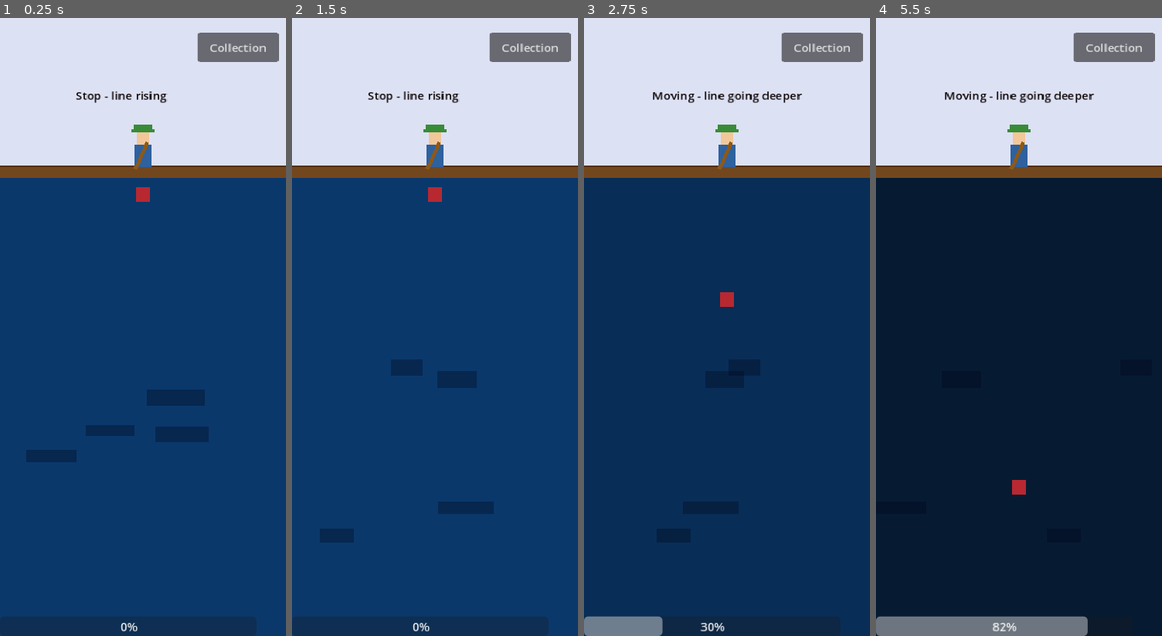
Above: before the commit, frames 1-4 (left to right).
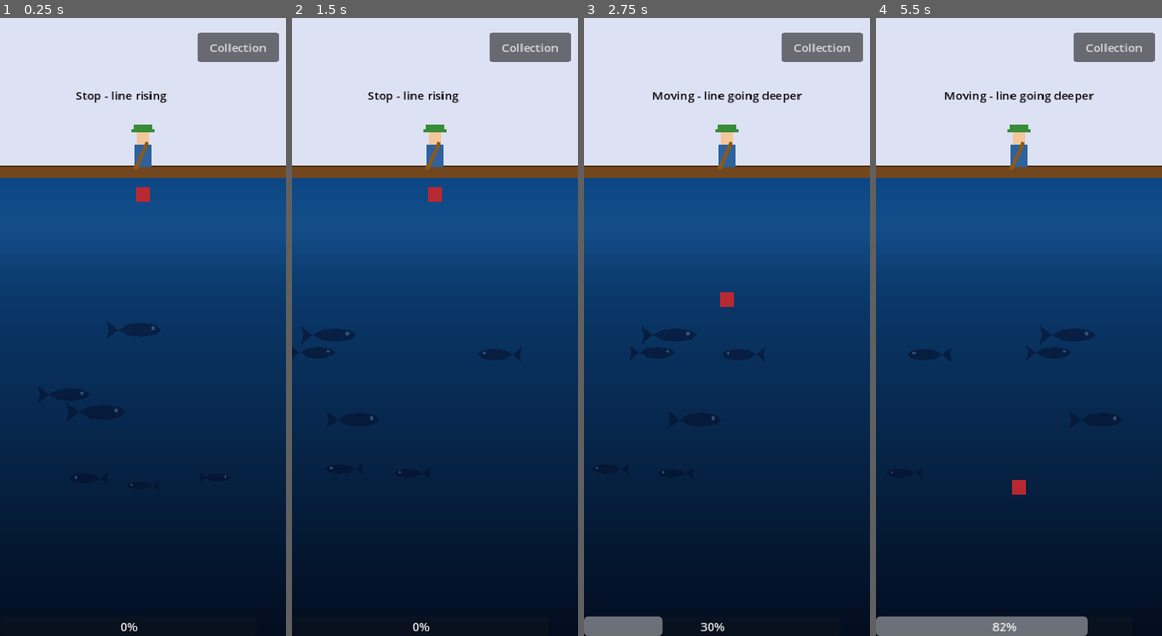
Above: after the commit, the same moments.

Repository: MarcelFedorV/Semester-IV-SensorProject
Game: Godot game, scene res://scenes/main.tscn
Two runs of this game, one before a commit and one after it. Both use one fixed random seed, a clock stepped at 60 frames per second and the inputs below.
Inputs (mouse positions are in pixels of both pictures, inside the frame that each line leads up to):
- Up to frame 1 (0.25 s): no input
- Up to frame 2 (1.5 s): click "Collection" at 0.5 s; click "← Back" at 1.25 s
- Up to frame 3 (2.75 s): move the mouse to (789, 296) at 2.02 s; hold Right (ui_right) from 2.03 s (still down); click (789, 296) at 2.17 s
- Up to frame 4 (5.5 s): move the mouse to (961, 357) at 2.77 s; release Right (ui_right) at 2.78 s; hold Down (ui_down) 2.78-3.53 s; move the mouse to (1047, 191) at 3.52 s; hold Right (ui_right) 3.53-4.28 s; move the mouse to (1004, 450) at 4.27 s; hold Up (ui_up) 4.28-5.03 s; click (1004, 450) at 4.42 s; move the mouse to (1104, 419) at 5.02 s; hold Left (ui_left) from 5.03 s (still down)

The runs differ from the first frame. In frame 1, 47% of the frame differs, in the area x 0-100%, y 25-100%; in frame 2, 48%; in frame 3, 39%; in frame 4, 41%.

Commit message:
further work on fishing game

Diff:
--- a/new-game-project/collection.gd
+++ b/new-game-project/collection.gd
@@ -6,10 +6,20 @@
 @onready var title = $Title
 @onready var grid = $ScrollContainer/Grid
 @onready var http = $HTTPRequest
+@onready var fish_on_label = $UI/FishOnLabel
+
 const BASE_URL = "https://game.sensorproject.org"
 
 
 var patient_id = 1
+var _texture_cache: Dictionary = {}
+
+func _get_texture(sprite_path: String) -> Texture2D:
+	if sprite_path in _texture_cache:
+		return _texture_cache[sprite_path]
+	var texture = load("res://assets/fish/" + sprite_path)
+	_texture_cache[sprite_path] = texture
+	return texture
 
 func _ready():
 	await get_tree().process_frame
@@ -67,15 +77,22 @@
 		var card = _make_card(fish, fish["caught"], card_w, card_h)
 		grid.add_child(card)
 
+func _add_name_label(card: ColorRect, text: String, w: float, h: float, caught: bool):
+	var label = Label.new()
+	label.text = text
+	label.horizontal_alignment = HORIZONTAL_ALIGNMENT_CENTER
+	label.vertical_alignment   = VERTICAL_ALIGNMENT_CENTER
+	label.size     = Vector2(w, h)
+	label.position = Vector2.ZERO
+	label.add_theme_font_size_override("font_size", 20 if caught else 36)
+	label.modulate = Color.BLACK
+	card.add_child(label)
+
+
 func _make_card(fish: Dictionary, caught: bool, w: float, h: float) -> Control:
 	var card = ColorRect.new()
 	card.custom_minimum_size = Vector2(w, h)
-
-	# Parse color from hex string
-	var col = Color.WHITE
-	if caught and fish.has("color"):
-		col = Color(fish["color"])
-	card.color = col if caught else Color(0.2, 0.2, 0.25)
+	card.color = Color(fish["color"]) if caught else Color(0.2, 0.2, 0.25)
 
 	var strip = ColorRect.new()
 	strip.size     = Vector2(w, 6)
@@ -83,15 +100,25 @@
 	strip.color    = _rarity_color(fish["rarity"]) if caught else Color(0.3, 0.3, 0.35)
 	card.add_child(strip)
 
-	var label = Label.new()
-	label.text = fish["name"] if caught else "?"
-	label.horizontal_alignment = HORIZONTAL_ALIGNMENT_CENTER
-	label.vertical_alignment   = VERTICAL_ALIGNMENT_CENTER
-	label.size     = Vector2(w, h)
-	label.position = Vector2.ZERO
-	label.add_theme_font_size_override("font_size", 20 if caught else 36)
-	label.modulate = Color.WHITE if caught else Color(0.5, 0.5, 0.5)
-	card.add_child(label)
+	if caught:
+		# Try to show sprite if available
+		var sprite_path = fish.get("sprite", "")
+		if sprite_path != null and sprite_path != "":
+			var texture = _get_texture(sprite_path)
+			if texture:
+				var img = TextureRect.new()
+				img.texture        = texture
+				img.stretch_mode   = TextureRect.STRETCH_KEEP_ASPECT_CENTERED
+				img.expand_mode    = TextureRect.EXPAND_FIT_WIDTH_PROPORTIONAL
+				img.size           = Vector2(w, h - 30)
+				img.position       = Vector2(0, 6)
+				card.add_child(img)
+			else:
+				_add_name_label(card, fish["name"], w, h, true)
+		else:
+			_add_name_label(card, fish["name"], w, h, true)
+	else:
+		_add_name_label(card, "?", w, h, false)
 
 	if caught:
 		var rarity_label = Label.new()
@@ -102,6 +129,7 @@
 		rarity_label.add_theme_font_size_override("font_size", 11)
 		rarity_label.modulate = _rarity_color(fish["rarity"])
 		card.add_child(rarity_label)
+
 
 	return card
 
--- a/new-game-project/main.gd
+++ b/new-game-project/main.gd
@@ -25,8 +25,11 @@
 @onready var game_state   = $GameState
 @onready var fisher       = $Fisher
 @onready var fish_manager = $FishManager
+@onready var fish_on_label = $UI/FishOnLabel
 
 var is_touching = false
+var fish_on_timer = 0.0
+const FISH_ON_DURATION = 2.0
 
 func _ready():
 	await get_tree().process_frame
@@ -46,6 +49,7 @@
 	catch_reveal.dismissed.connect(_on_catch_dismissed)
 	game_state.fish_caught.connect(_on_fish_caught)
 	game_state.state_changed.connect(_on_state_changed)
+	http.request_completed.connect(_on_catch_response)
 
 	status_label.text = "Press arrow keys to move"
 
@@ -72,6 +76,12 @@
 		notification_label.modulate.a = notification_timer / NOTIFICATION_DURATION
 		if notification_timer <= 0.0:
 			notification_label.visible = false
+
+	if fish_on_timer > 0.0:
+		fish_on_timer -= delta
+		fish_on_label.modulate.a = fish_on_timer / FISH_ON_DURATION
+		if fish_on_timer <= 0.0:
+			fish_on_label.visible = false
 
 func _get_is_moving() -> bool:
 	return (
@@ -121,7 +131,6 @@
 		[],
 		HTTPClient.METHOD_POST
 	)
-	http.request_completed.connect(_on_catch_response)
 
 func _on_catch_response(_result, response_code, _headers, body):
 	http.request_completed.disconnect(_on_catch_response)
@@ -134,8 +143,11 @@
 	var data = json.get_data()
 	var fish = data["fish"]
 
-	catch_reveal.show_catch(fish["name"], fish["rarity"], fish["fact"])
-	_show_notification("%s added to collection!" % fish["name"])
+	var sprite = fish.get("sprite", "")
+	if sprite == null:
+		sprite = ""
+	catch_reveal.show_catch(fish["name"], fish["rarity"], fish["fact"], sprite)
+	_show_notification("🐟 %s added to collection!" % fish["name"])
 
 func _show_notification(text: String):
 	notification_label.text    = text
@@ -149,7 +161,7 @@
 
 func _on_state_changed(new_state):
 	if new_state == GameState.State.REELING:
-		status_label.text = "Fish on! Keep moving to reel it in!"
+		_show_fish_on()
 
 func _input(event):
 	if event is InputEventScreenTouch:
@@ -175,3 +187,8 @@
 		var vp   = get_viewport().get_visible_rect().size
 		screen_w = vp.x
 		screen_h = vp.y
+
+func _show_fish_on():
+	fish_on_label.visible = true
+	fish_on_label.modulate.a = 1.0
+	fish_on_timer = FISH_ON_DURATION
--- /dev/null
+++ b/new-game-project/scenes/main.gdshader
@@ -0,0 +1,20 @@
+shader_type canvas_item;
+
+void fragment() {
+	// UV.y goes 0.0 (top of water) to 1.0 (bottom)
+	float depth = UV.y;
+
+	// Surface color (lighter blue)
+	vec3 surface = vec3(0.05, 0.28, 0.52);
+	// Deep color (very dark blue)
+	vec3 deep    = vec3(0.01, 0.05, 0.12);
+
+	// Smooth gradient from surface to deep
+	vec3 color = mix(surface, deep, depth);
+
+	// Subtle lighter shimmer band near surface
+	float shimmer = smoothstep(0.0, 0.15, depth) * (1.0 - smoothstep(0.0, 0.3, depth));
+	color += vec3(0.05, 0.08, 0.1) * shimmer;
+
+	COLOR = vec4(color, 1.0);
+}
--- a/new-game-project/scenes/main.tscn
+++ b/new-game-project/scenes/main.tscn
@@ -3,8 +3,12 @@
 [ext_resource type="Script" uid="uid://bi3heij1uscrg" path="res://main.gd" id="1_o5qli"]
 [ext_resource type="Script" uid="uid://dbayv2qrv4hgp" path="res://scripts/fisher.gd" id="2_0wfyh"]
 [ext_resource type="Script" uid="uid://dg6vnt0xdbe4w" path="res://scripts/catch_reveal.gd" id="2_tbgi4"]
+[ext_resource type="Shader" uid="uid://dln53l0dbjugd" path="res://scenes/main.gdshader" id="2_tefeu"]
 [ext_resource type="Script" uid="uid://dvu4xtx314dxx" path="res://scripts/fish_manager.gd" id="4_tefeu"]
 [ext_resource type="Script" uid="uid://tip82porhkaa" path="res://scripts/game-state.gd" id="5_o6xl0"]
+
+[sub_resource type="ShaderMaterial" id="ShaderMaterial_tefeu"]
+shader = ExtResource("2_tefeu")
 
 [node name="Main" type="Node2D" unique_id=1390537299]
 script = ExtResource("1_o5qli")
@@ -18,6 +22,7 @@
 color = Color(0.005898415, 0.002855174, 0.0017368245, 1)
 
 [node name="WaterSurface" type="ColorRect" parent="." unique_id=895825666]
+material = SubResource("ShaderMaterial_tefeu")
 custom_minimum_size = Vector2(390, 544)
 anchors_preset = 15
 anchor_right = 1.0
@@ -95,6 +100,12 @@
 layout_mode = 2
 autowrap_mode = 2
 
+[node name="FishSprite" type="TextureRect" parent="UI/CatchReveal/VBoxContainer" unique_id=1292436185]
+custom_minimum_size = Vector2(0, 200)
+layout_mode = 2
+expand_mode = 3
+stretch_mode = 5
+
 [node name="CollectionButton" type="Button" parent="UI" unique_id=1941556861]
 offset_left = 270.0
 offset_top = 20.0
@@ -105,6 +116,21 @@
 [node name="NotificationLabel" type="Label" parent="UI" unique_id=2046192287]
 offset_right = 40.0
 offset_bottom = 23.0
+
+[node name="FishOnLabel" type="Label" parent="UI" unique_id=109493318]
+visible = false
+anchors_preset = 8
+anchor_left = 0.5
+anchor_top = 0.5
+anchor_right = 0.5
+anchor_bottom = 0.5
+offset_left = -34.0
+offset_top = -11.5
+offset_right = 34.0
+offset_bottom = 11.5
+grow_horizontal = 2
+grow_vertical = 2
+text = "FISH ON!"
 
 [node name="WebSocket" type="Node" parent="." unique_id=1092900758]
 
--- a/new-game-project/scripts/catch_reveal.gd
+++ b/new-game-project/scripts/catch_reveal.gd
@@ -3,12 +3,26 @@
 
 @onready var fish_name_label = $VBoxContainer/FishName
 @onready var fish_fact_label = $VBoxContainer/FishDesc
+@onready var fish_sprite = $VBoxContainer/FishSprite
 
 signal dismissed
 
-func show_catch(fish_name_text: String, rarity: String, fact: String):
+func show_catch(fish_name_text: String, rarity: String, fact: String, sprite_path: String = ""):
 	fish_name_label.text = fish_name_text
 	fish_fact_label.text = "[" + rarity.to_upper() + "] " + fact
+
+	if sprite_path != "":
+		print("sprite_path received: ", sprite_path)
+		var texture = load("res://assets/fish/" + sprite_path)
+		print("texture loaded: ", texture)
+		if texture:
+			fish_sprite.texture = texture
+			fish_sprite.visible = true
+		else:
+			fish_sprite.visible = false
+	else:
+		fish_sprite.visible = false
+
 	visible = true
 
 func _input(event):
--- a/new-game-project/scripts/fish_manager.gd
+++ b/new-game-project/scripts/fish_manager.gd
@@ -4,24 +4,71 @@
 var _fish_nodes = []
 
 func setup(screen_w: float, screen_h: float):
-	for i in range(4):
-		var fish = ColorRect.new()
-		fish.size  = Vector2(randi_range(40, 80), randi_range(14, 22))
-		fish.color = Color(0.004, 0.024, 0.106, 0.35)
+	for i in range(6):
+		var fish = _make_fish()
 		fish.position = Vector2(
 			randf_range(20, screen_w - 100),
 			randf_range(screen_h * 0.5, screen_h * 0.85)
 		)
 		fish.set_meta("speed", randf_range(25, 55))
 		fish.set_meta("dir",   1.0 if randf() > 0.5 else -1.0)
+		fish.scale = Vector2.ONE * randf_range(0.6, 1.4)
 		add_child(fish)
 		_fish_nodes.append(fish)
+
+func _make_fish() -> Node2D:
+	var fish = Node2D.new()
+	var color = Color(0.02, 0.05, 0.15, 0.5)
+
+	# ── Body ──
+	var body = Polygon2D.new()
+	body.polygon = PackedVector2Array([
+		Vector2(-30, 0),   # tail left
+		Vector2(-18, -7),  # back top
+		Vector2(0,   -9),  # mid top
+		Vector2(18,  -6),  # front top
+		Vector2(25,   0),  # nose
+		Vector2(18,   6),  # front bottom
+		Vector2(0,    9),  # mid bottom
+		Vector2(-18,  7),  # back bottom
+		Vector2(-30,  0),  # tail right
+	])
+	body.color = color
+	fish.add_child(body)
+
+	# ── Tail ──
+	var tail = Polygon2D.new()
+	tail.polygon = PackedVector2Array([
+		Vector2(-30,  0),
+		Vector2(-45, -12),
+		Vector2(-42,  0),
+		Vector2(-45,  12),
+	])
+	tail.color = color
+	fish.add_child(tail)
+
+	# ── Eye ──
+	var eye = Polygon2D.new()
+	var eye_points = PackedVector2Array()
+	for j in range(8):
+		var angle = j * TAU / 8
+		eye_points.append(Vector2(cos(angle), sin(angle)) * 2.5 + Vector2(14, -2))
+	eye.polygon = eye_points
+	eye.color = Color(0.4, 0.6, 0.8, 0.4)
+	fish.add_child(eye)
+
+
+	return fish
 
 func update(delta: float, screen_w: float):
 	for fish in _fish_nodes:
 		var speed = fish.get_meta("speed")
 		var dir   = fish.get_meta("dir")
 		fish.position.x += speed * dir * delta
+
+		# Flip fish to face direction of travel
+		fish.scale.x = abs(fish.scale.x) * dir
+
 		if fish.position.x > screen_w + 100:
 			fish.set_meta("dir", -1.0)
 		elif fish.position.x < -100:
Binary file added: new-game-project/assets/fish/AlamiFish.png
Not shown, added: new-game-project/assets/fish/AlamiFish.png.import
Binary file added: new-game-project/assets/fish/codfish.png
Not shown, added: new-game-project/assets/fish/codfish.png.import
Binary file added: new-game-project/assets/fish/dragonfish.png
Not shown, added: new-game-project/assets/fish/dragonfish.png.import
Not shown, added: new-game-project/scenes/main.gdshader.uid
Not shown, changed: backend/fish_data.py
Not shown, changed: backend/main.py
